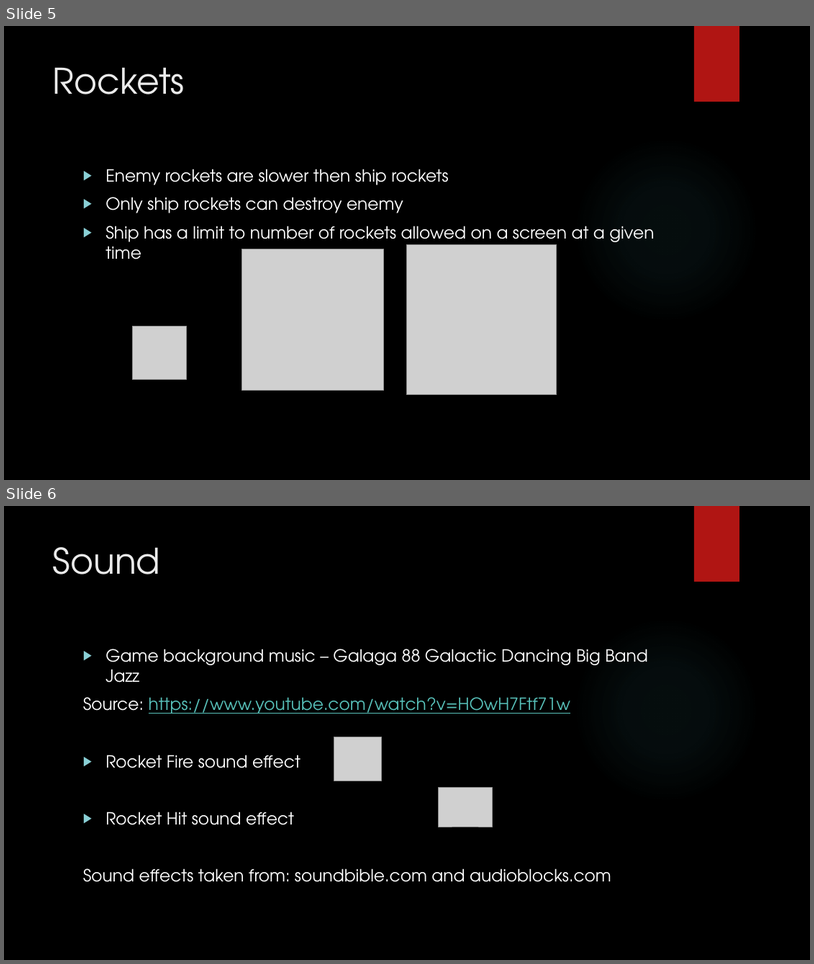
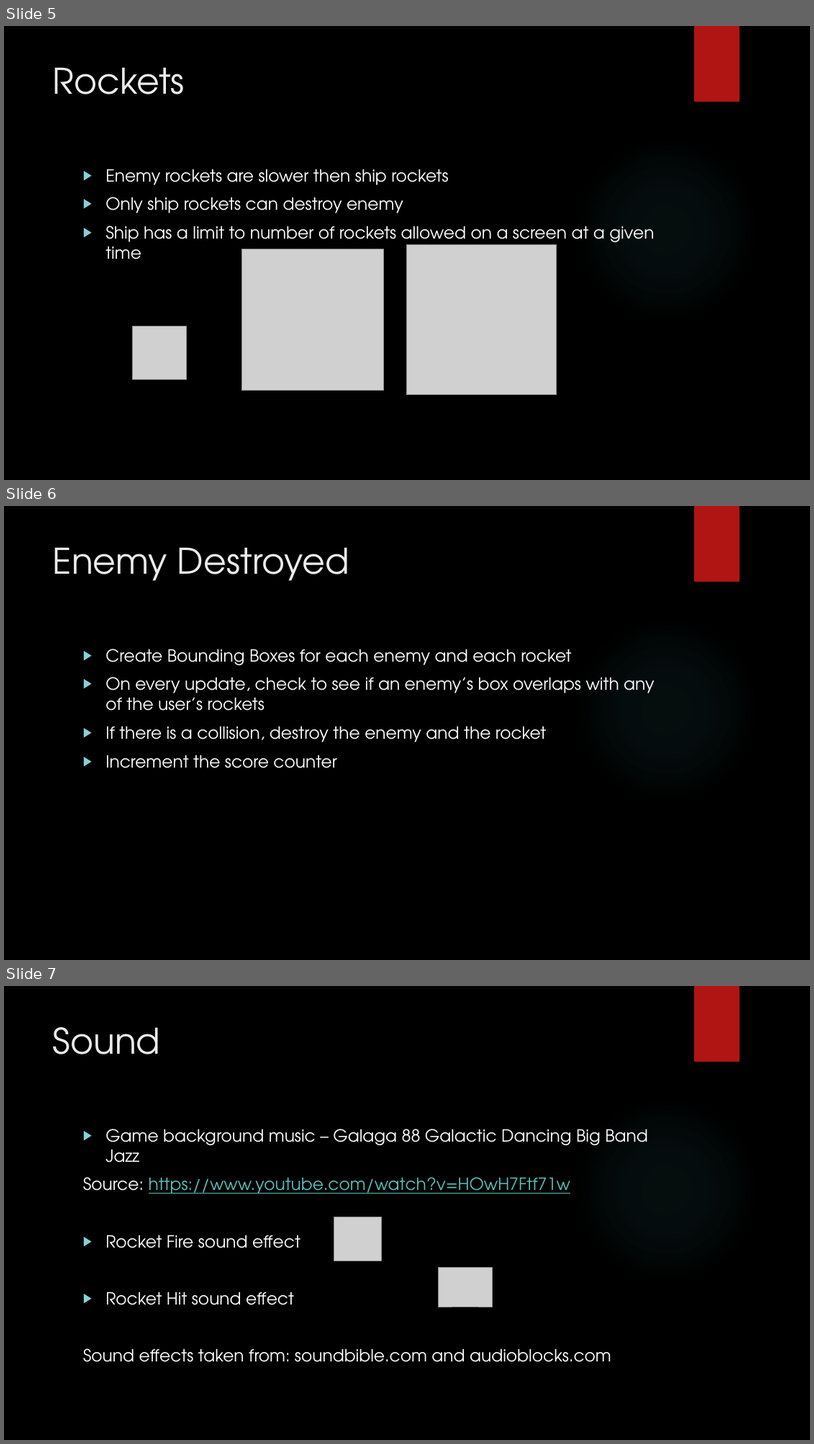
Before and after one commit to roehlerw/CSE471Project3, a slide deck: Presentation/CSE 471 Project 3.pptx. Shown one above the other, each under a label of ours: slides 5 and 6 before the commit, slides 5, 6 and 7 after it. The pictures are 814x964 and 814x1444 pixels, drawn with LibreOffice and Linux fonts; fonts in the diff are those of the drawing; grey boxes stand for pictures; background and template pictures are left out. Boxes give left, top, right and bottom in pixels: in the first picture for what was removed or moved away, otherwise in the second. Text is boxed around its words. In the diff, an @@ line names an element or a change of style, - is before the commit and + after.

Commit message:
Updated presentation

```diff
--- a/Presentation/CSE 471 Project 3.pptx
+++ b/Presentation/CSE 471 Project 3.pptx
@@ slide 6 added at <box>4,506,810,960</box>, background picture (left out); not listed: 2 template elements that a slide beside it also shows @@
@@ title added at <box>53,547,350,581</box>, 42 pt, text #EBEBEB @@
+Enemy Destroyed
@@ text added at <box>106,649,654,768</box>, 20 pt, text #FFFFFF @@
+▶ Create Bounding Boxes for each enemy and each rocket
+▶ On every update, check to see if an enemy’s box overlaps with any of the user’s rockets
+▶ If there is a collision, destroy the enemy and the rocket
+▶ Increment the score counter
@@ what was slide 6 is now slide 7 @@
```
Also in this commit, not shown: 3 other files.
